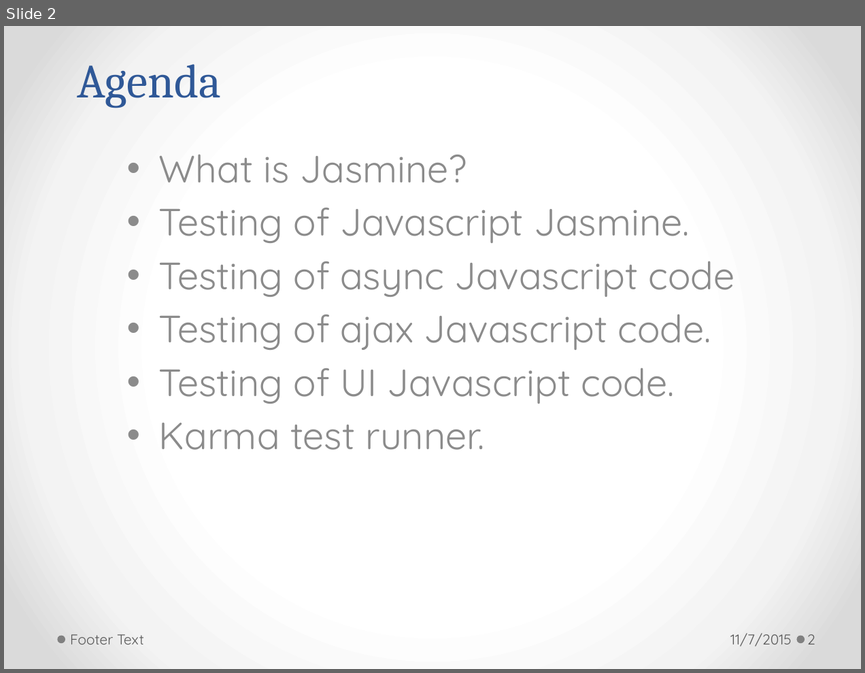
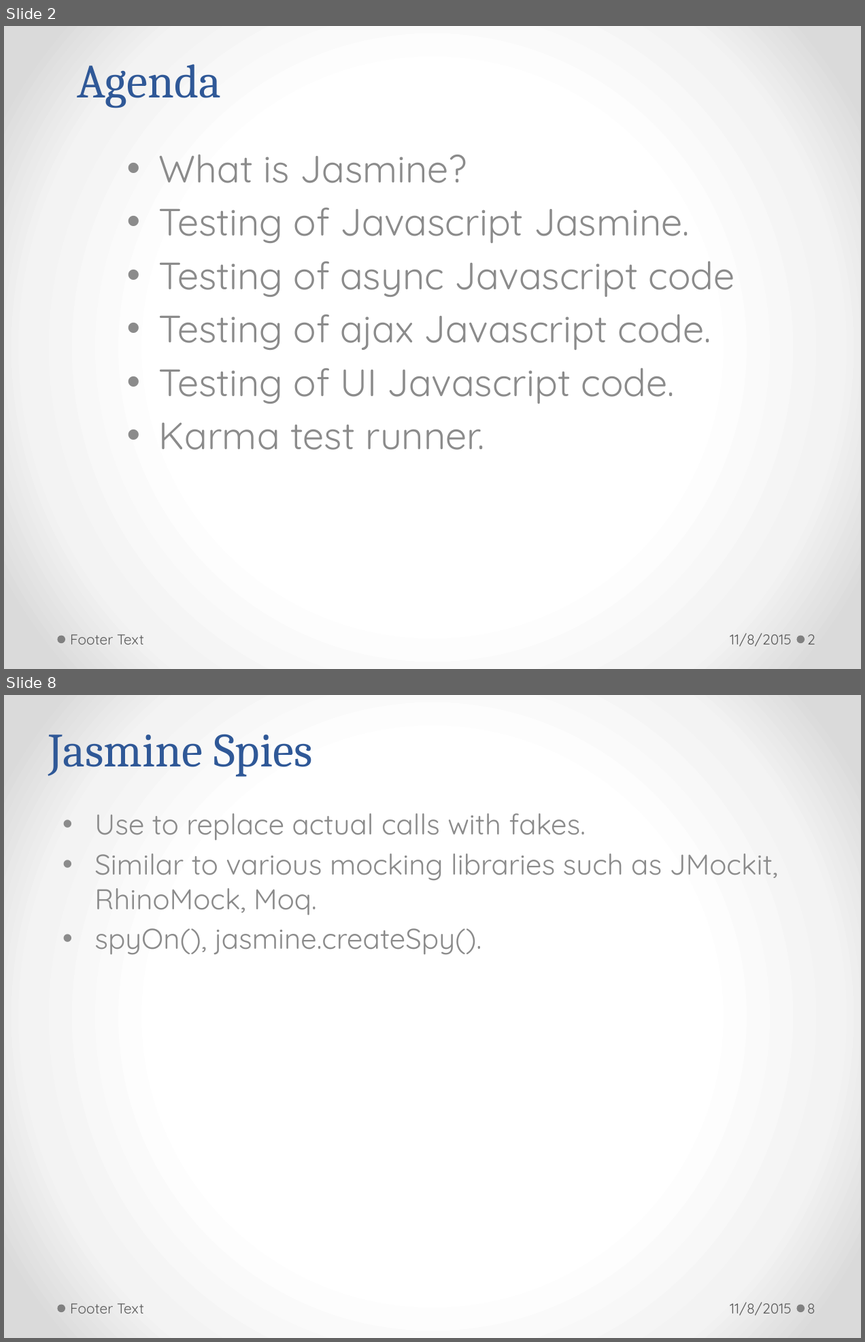
Before and after one commit to h-t-tran/work, a slide deck: brownbag/jamine/tech-presentation-jasmine.pptx. Shown one above the other, each under a label of ours: slide 2 before the commit, slides 2 and 8 after it; the slides between them are not shown. The pictures are 865x673 and 865x1342 pixels, drawn with LibreOffice and Linux fonts; fonts in the diff are those of the drawing. Boxes give left, top, right and bottom in pixels: in the first picture for what was removed or moved away, otherwise in the second. Text is boxed around its words. In the diff, an @@ line names an element or a change of style, - is before the commit and + after.

```diff
--- a/brownbag/jamine/tech-presentation-jasmine.pptx
+++ b/brownbag/jamine/tech-presentation-jasmine.pptx
@@ slide 8 added at <box>4,695,861,1338</box>, background gradient #FFFFFF to #F4F4F4 to #DADADA; not listed: 2 template elements that a slide beside it also shows @@
@@ title added at <box>48,734,313,777</box>, 40 pt, text #2F5897 @@
+Jasmine Spies
@@ text added at <box>94,813,778,955</box>, 24 pt, text #8C8C8C @@
+• Use to replace actual calls with fakes.
+• Similar to various mocking libraries such as JMockit, RhinoMock, Moq.
+• spyOn(), jasmine.createSpy().
@@ text added at <box>70,1303,144,1313</box>, 12 pt, text #595959 @@
+Footer Text
@@ text added at <box>730,1302,791,1315</box>, 12 pt, text #595959 @@
+11/8/2015
@@ page number added at <box>807,1303,815,1313</box>, 12 pt, text #595959 @@
+8
@@ slide 2 changed as well @@
@@ text at <box>730,633,791,646</box>: text changed @@
-11/7/2015
+11/8/2015
```
Also in this commit, not shown: 12 other slides changed, 4 other slides added, 21 other files.
